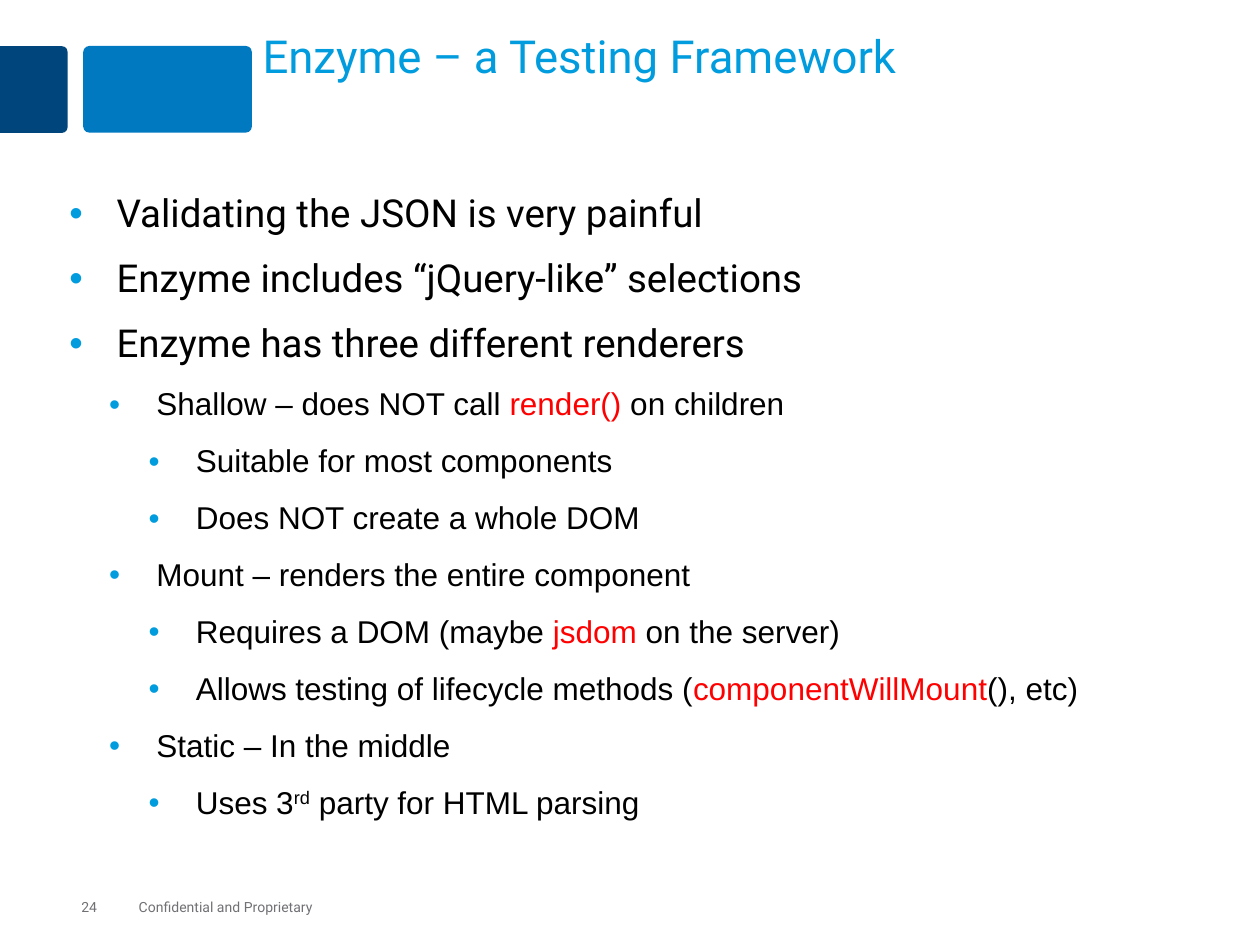
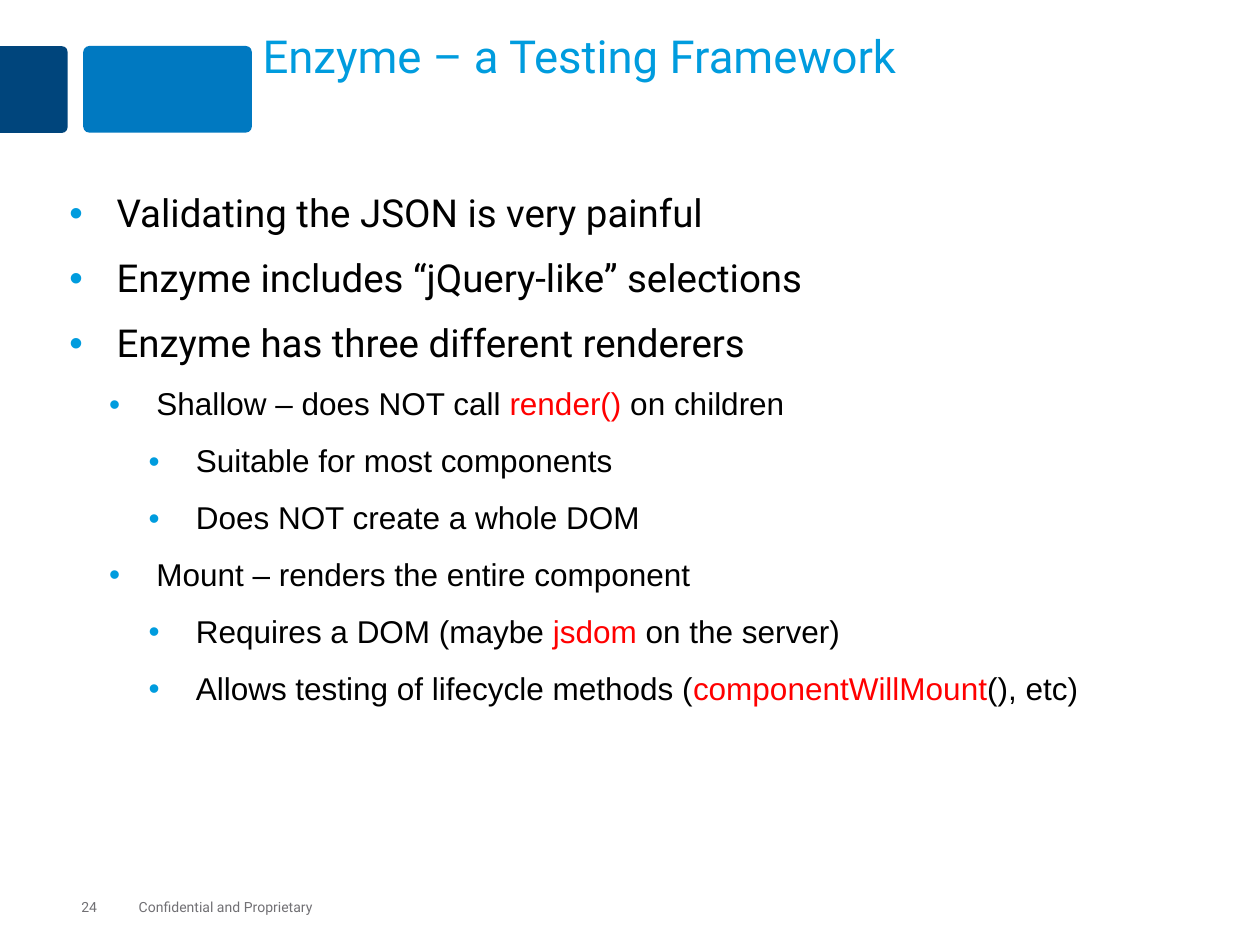
Before and after one commit to MaxMillington/react_practice, a slide deck: slide 24 of lesson-react-70-testing/react-testing.pptx. Drawn at 1260x945 pixels with LibreOffice and Linux fonts; fonts in the diff are those of the drawing. Boxes give left, top, right and bottom in pixels: in the first picture for what was removed or moved away, otherwise in the second. Text is boxed around its words. In the diff, an @@ line names an element or a change of style, - is before the commit and + after.

Commit message:
Modified the testing

```diff
--- a/lesson-react-70-testing/react-testing.pptx
+++ b/lesson-react-70-testing/react-testing.pptx
@@ text at (x1=156, y1=734, x2=639, y2=820): paragraphs removed @@
-  • Static – In the middle
-    • Uses 3rd party for HTML parsing
```
Also in this commit, not shown: 13 other slides changed.
